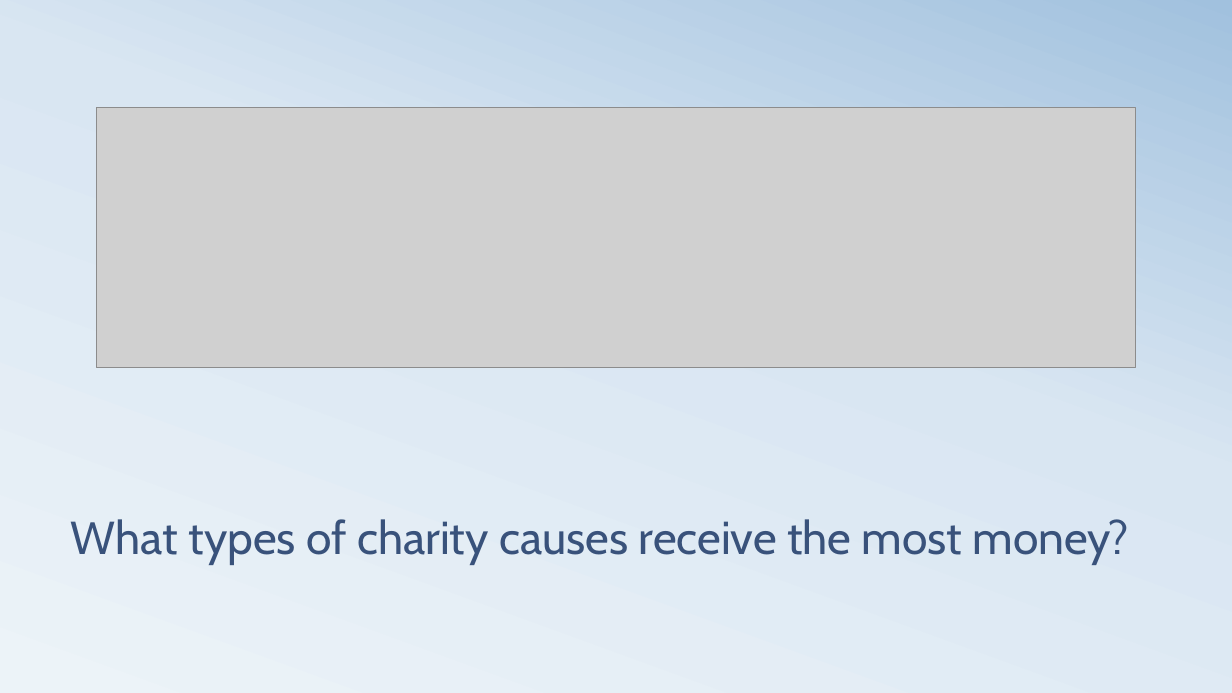
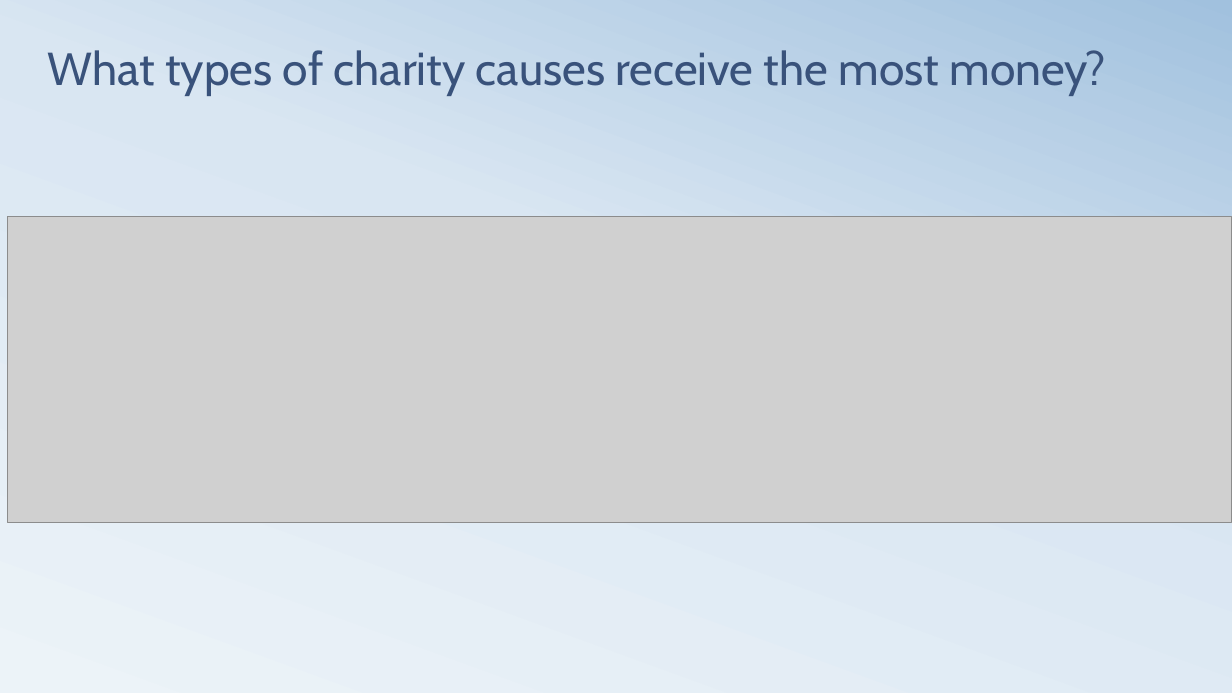
Before and after one commit to kjwunderlich/project-one---sphinx, a slide deck: slide 4 of Team_Sphinx_Presentation_20181011.pptx. Drawn at 1232x693 pixels with LibreOffice and Linux fonts; fonts in the diff are those of the drawing; grey boxes stand for pictures. Boxes give left, top, right and bottom in pixels: in the first picture for what was removed or moved away, otherwise in the second. Text is boxed around its words. In the diff, an @@ line names an element or a change of style, - is before the commit and + after.

```diff
--- a/Team_Sphinx_Presentation_20181011.pptx
+++ b/Team_Sphinx_Presentation_20181011.pptx
@@ title "What types of charity causes ...": place and size @@
-title "What types of charity causes ..." at [71,519,1130,565]
+title "What types of charity causes ..." at [48,50,1107,95]
@@ picture: place and size @@
-picture at [96,108,1136,368]
+picture at [7,216,1232,522]
```
Also in this commit, not shown: 10 other slides changed, 2 other files.
